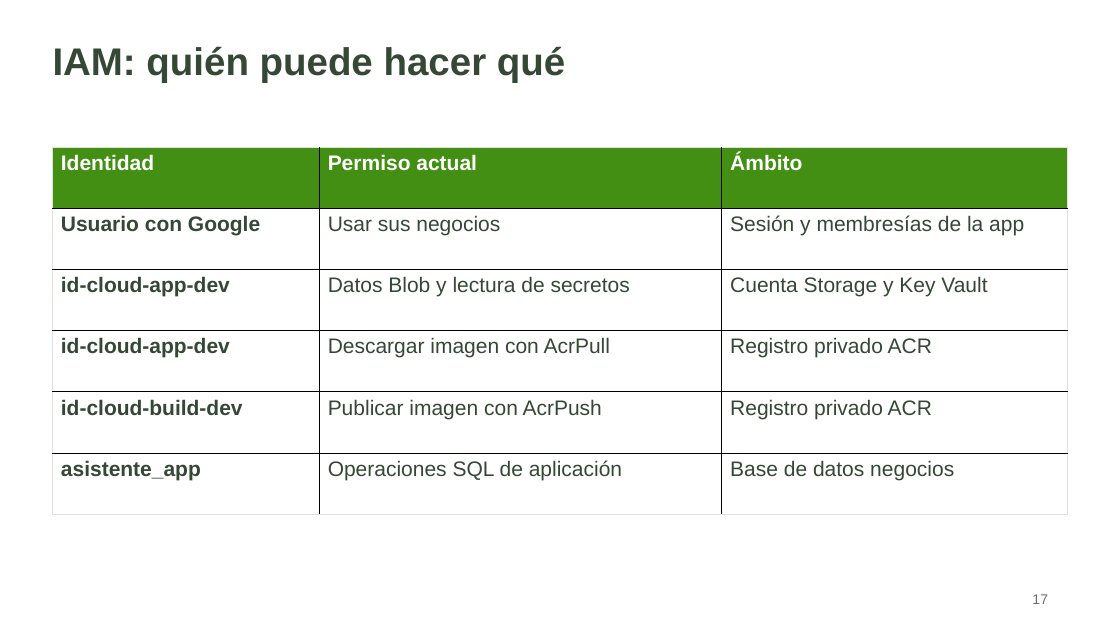
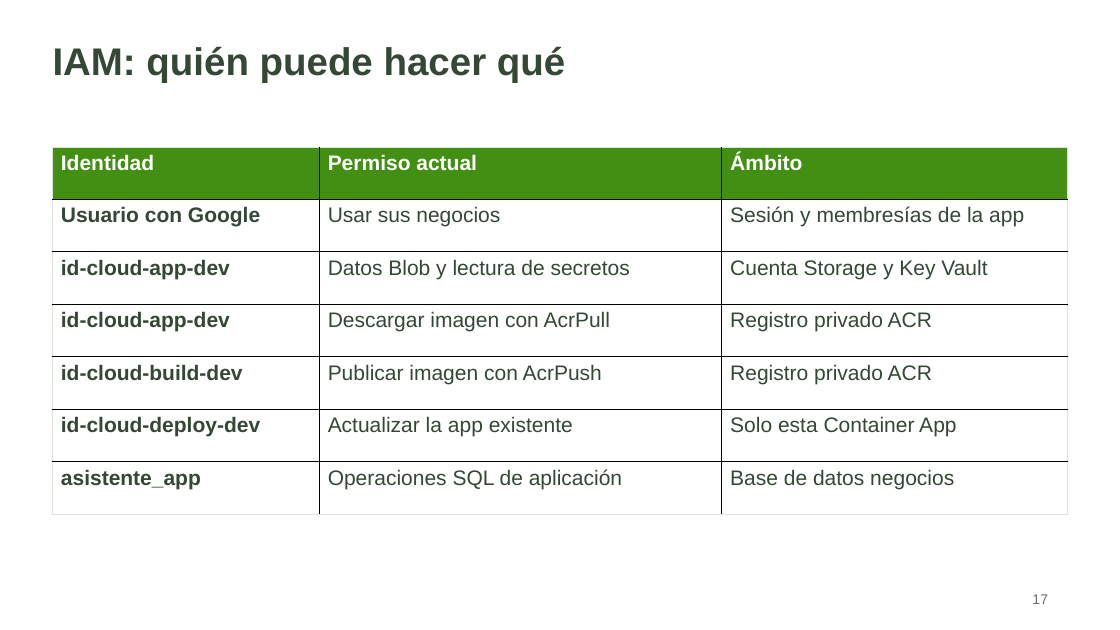
Before and after one commit to lizardoenm12/semilla-cloud, a slide deck: slide 17 of docs/presentaciones/Asistente_Negocios_Arquitectura_y_Defensa.pptx. Drawn at 1120x630 pixels with LibreOffice and Linux fonts; fonts in the diff are those of the drawing. Boxes give left, top, right and bottom in pixels: in the first picture for what was removed or moved away, otherwise in the second. Text is boxed around its words. In the diff, an @@ line names an element or a change of style, - is before the commit and + after.

Commit message:
Documentar siete integraciones verificadas y actualizar presentación y defensa

```diff
--- a/docs/presentaciones/Asistente_Negocios_Arquitectura_y_Defensa.pptx
+++ b/docs/presentaciones/Asistente_Negocios_Arquitectura_y_Defensa.pptx
@@ table at (52,147,1067,515) @@
+row 6: id-cloud-deploy-dev | Actualizar la app existente | Solo esta Container App
```
Also in this commit, not shown: 10 other slides changed, 4 slides added, 2 slides removed, 19 other files.
